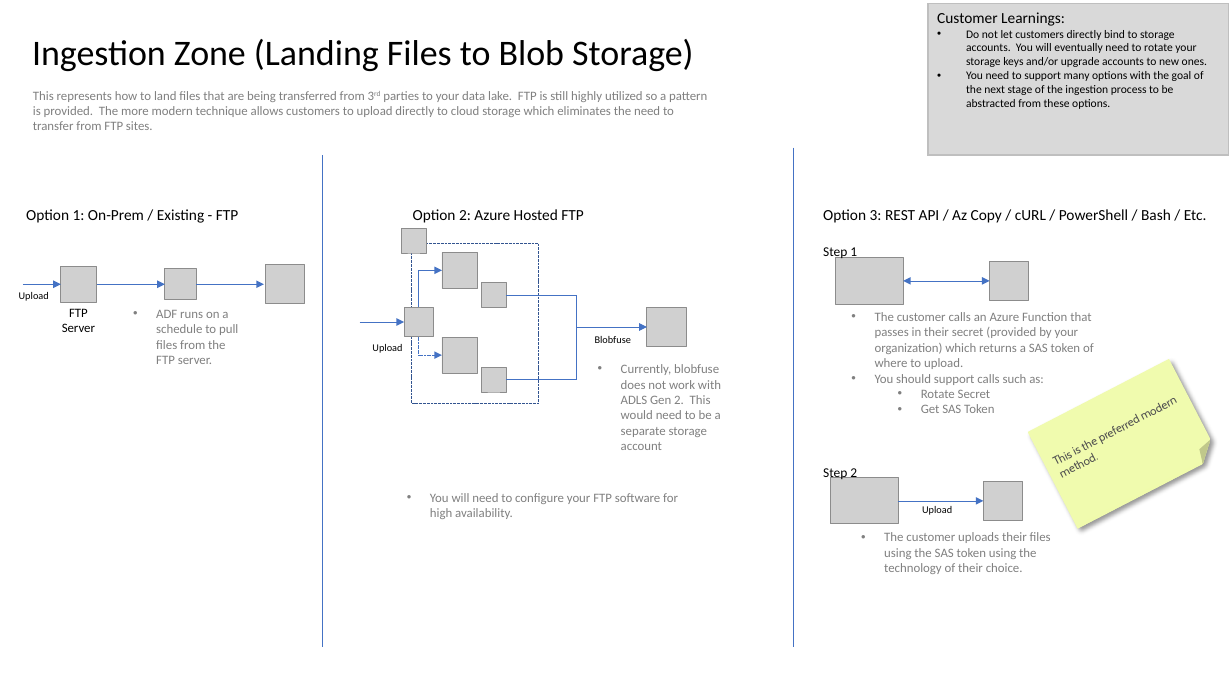
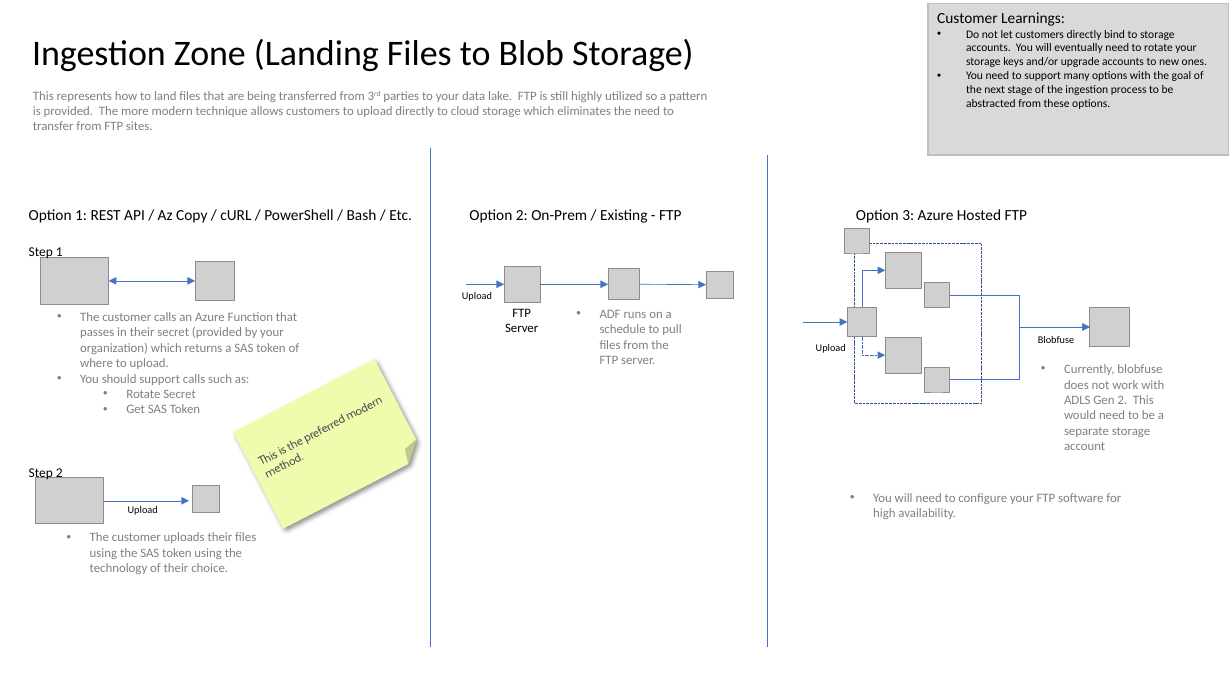
Before and after one commit to AdamPaternostro/Azure-Big-Data-and-Machine-Learning-Architecture, a slide deck: slide 3 of Azure-Big-Data-Architecture.pptx. Drawn at 1232x693 pixels with LibreOffice and Linux fonts; fonts in the diff are those of the drawing; grey boxes stand for pictures; background and template pictures are left out. Boxes give left, top, right and bottom in pixels: in the first picture for what was removed or moved away, otherwise in the second. Text is boxed around its words. In the diff, an @@ line names an element or a change of style, - is before the commit and + after.

```diff
--- a/Azure-Big-Data-Architecture.pptx
+++ b/Azure-Big-Data-Architecture.pptx
@@ line moved from (793, 148) - (793, 648) to (430, 148) - (430, 648) @@
@@ text at <box>29,209,412,223</box>: text changed @@
-Option 3: REST API / Az Copy / cURL / PowerShell / Bash / Etc.
+Option 1: REST API / Az Copy / cURL / PowerShell / Bash / Etc.
@@ text at <box>469,209,682,223</box>: text changed @@
-Option 1: On-Prem / Existing - FTP
+Option 2: On-Prem / Existing - FTP
@@ text at <box>856,209,1027,223</box>: text changed @@
-Option 2: Azure Hosted FTP
+Option 3: Azure Hosted FTP
@@ 9 pictures, 7 texts, 4 arrows, 4 elbow arrows, 1 rectangle, 1 line: place and size @@
-9 pictures, 7 texts, 4 arrows, 4 elbow arrows, 1 rectangle, 1 line at <box>19,155,721,648</box>
+9 pictures, 7 texts, 4 arrows, 4 elbow arrows, 1 rectangle, 1 line at <box>462,155,1164,648</box>
@@ picture: place and size @@
-picture at <box>265,264,305,304</box>
+picture at <box>706,271,733,298</box>
@@ 5 texts, 3 pictures, 1 folded corner, 1 double arrow, 1 arrow: place and size @@
-5 texts, 3 pictures, 1 folded corner, 1 double arrow, 1 arrow at <box>823,247,1220,574</box>
+5 texts, 3 pictures, 1 folded corner, 1 double arrow, 1 arrow at <box>29,247,425,574</box>
@@ picture: place and size @@
-picture at <box>983,482,1023,521</box>
+picture at <box>192,486,219,513</box>
```
Also in this commit, not shown: 1 other slide changed, 1 slide added, 1 other file.
